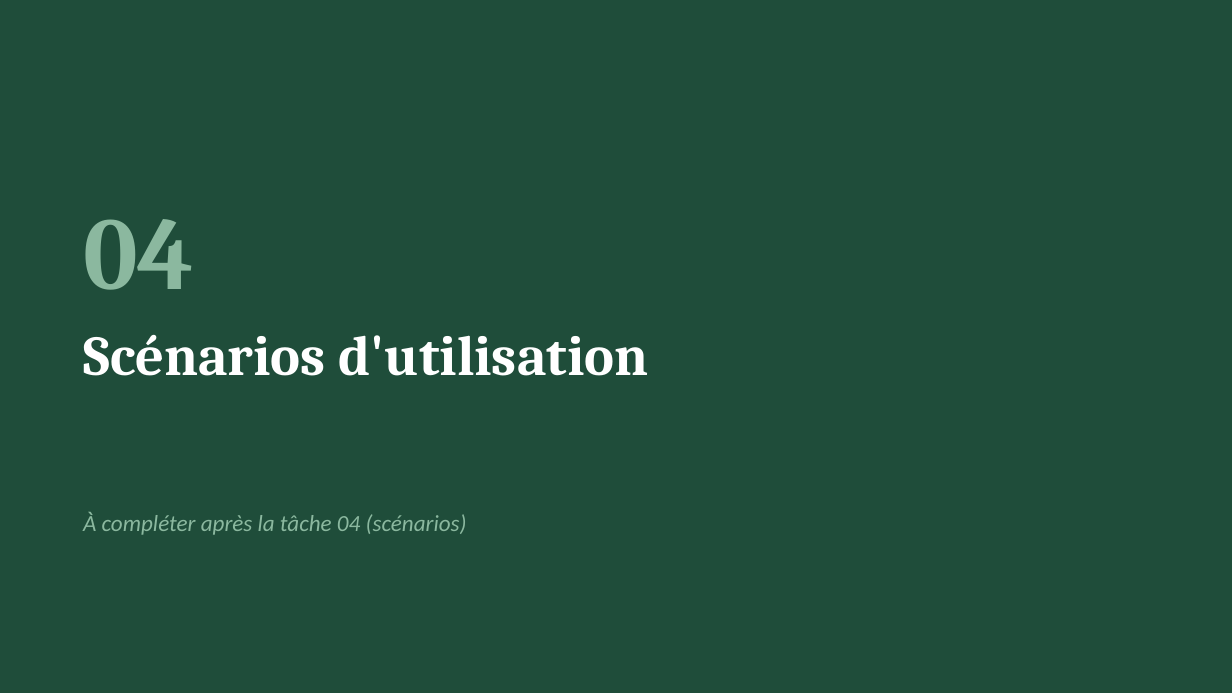
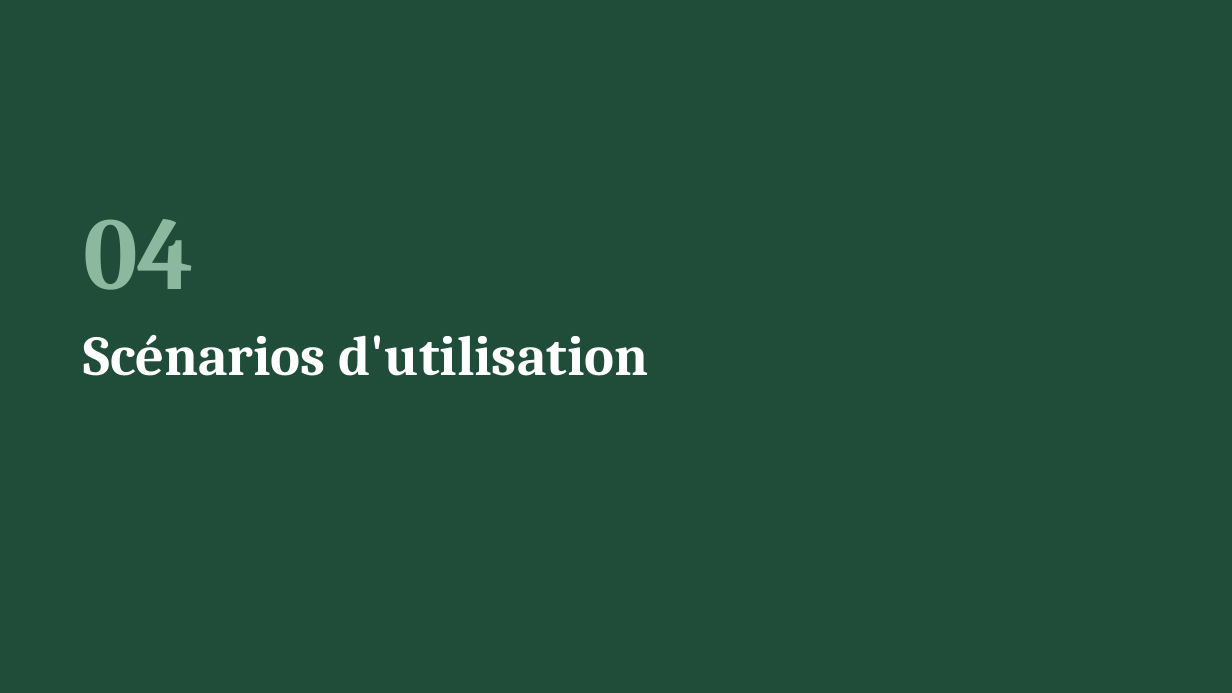
Before and after one commit to kaderouadahi/EcoBudget, a slide deck: slide 21 of livrables/L1_conception.pptx. Drawn at 1232x693 pixels with LibreOffice and Linux fonts; fonts in the diff are those of the drawing. Boxes give left, top, right and bottom in pixels: in the first picture for what was removed or moved away, otherwise in the second. Text is boxed around its words. In the diff, an @@ line names an element or a change of style, - is before the commit and + after.

Commit message:
scénarios d'utilisations faits

```diff
--- a/livrables/L1_conception.pptx
+++ b/livrables/L1_conception.pptx
@@ text removed at (83, 512, 467, 535) @@
-À compléter après la tâche 04 (scénarios)
```
Also in this commit, not shown: 6 slides added, 6 other files.
